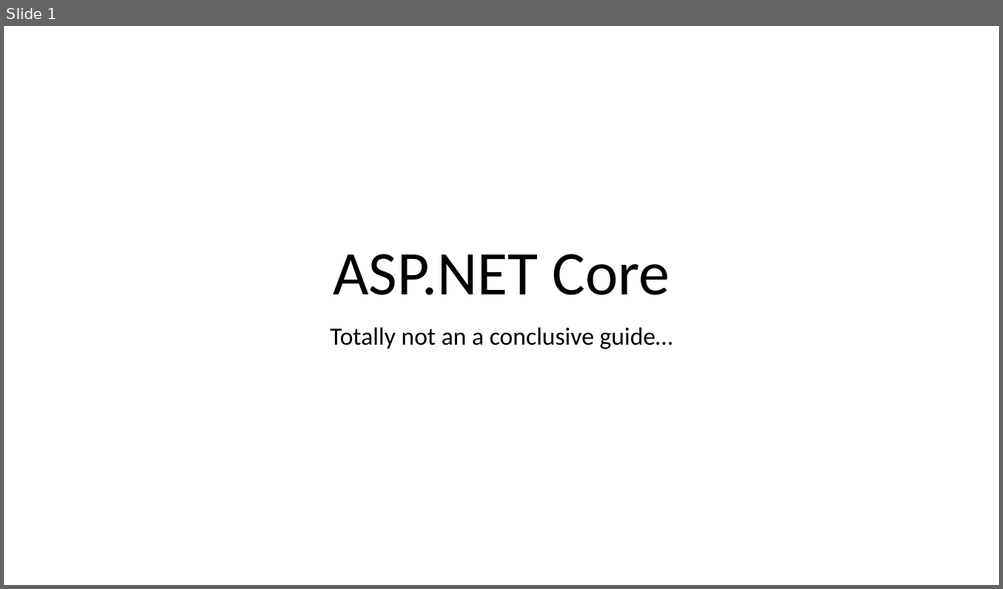
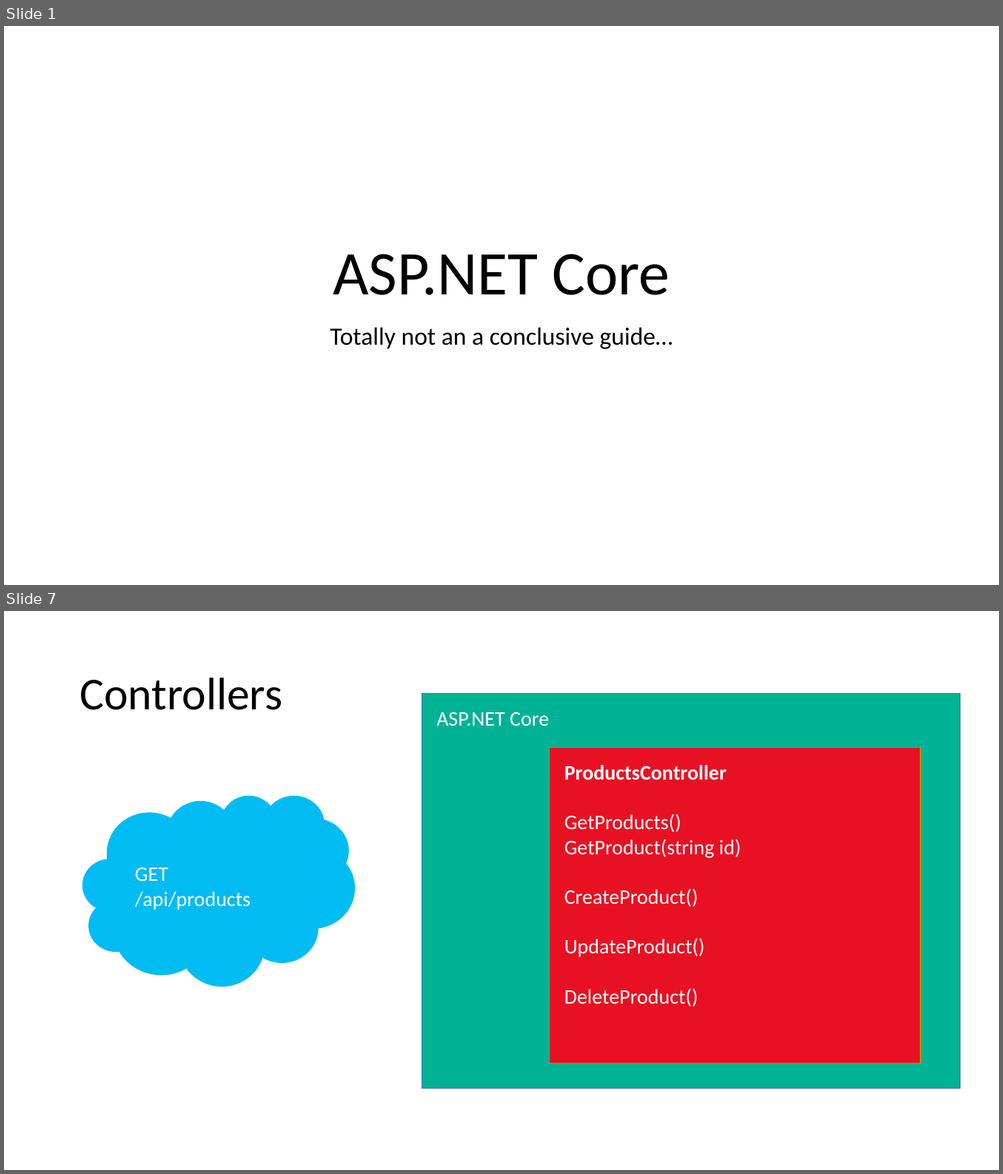
Before and after one commit to 1kevgriff/Workshop-SPA-with-ASPNETCORE-VueJS, a slide deck: Slides/6_ASPNET Core.pptx. Shown one above the other, each under a label of ours: slide 1 before the commit, slides 1 and 7 after it; the slides between them are not shown. The pictures are 1003x589 and 1003x1174 pixels, drawn with LibreOffice and Linux fonts; fonts in the diff are those of the drawing. Boxes give left, top, right and bottom in pixels: in the first picture for what was removed or moved away, otherwise in the second. Text is boxed around its words. In the diff, an @@ line names an element or a change of style, - is before the commit and + after.

```diff
--- a/Slides/6_ASPNET Core.pptx
+++ b/Slides/6_ASPNET Core.pptx
@@ slide 7 added at [4,611,999,1170], background #FFFFFF @@
@@ title added at [79,678,282,710], 44 pt, text #000000 @@
+Controllers
@@ rectangle added at [422,693,960,1088], fill #00B294, outline #4472C4 0.5 pt, 20 pt, text #FFFFFF @@
+ASP.NET Core
@@ rectangle added at [549,748,920,1064], fill #E81123, outline #BD8E00 1 pt, 20 pt, text #FFFFFF @@
+ProductsController
+GetProducts()
+GetProduct(string id)
+CreateProduct()
+UpdateProduct()
+DeleteProduct()
@@ cloud added at [82,795,355,986], fill #00BCF2, 20 pt, text #FFFFFF @@
+GET /api/products
```
Also in this commit, not shown: 26 other slides added, 5 other files.
